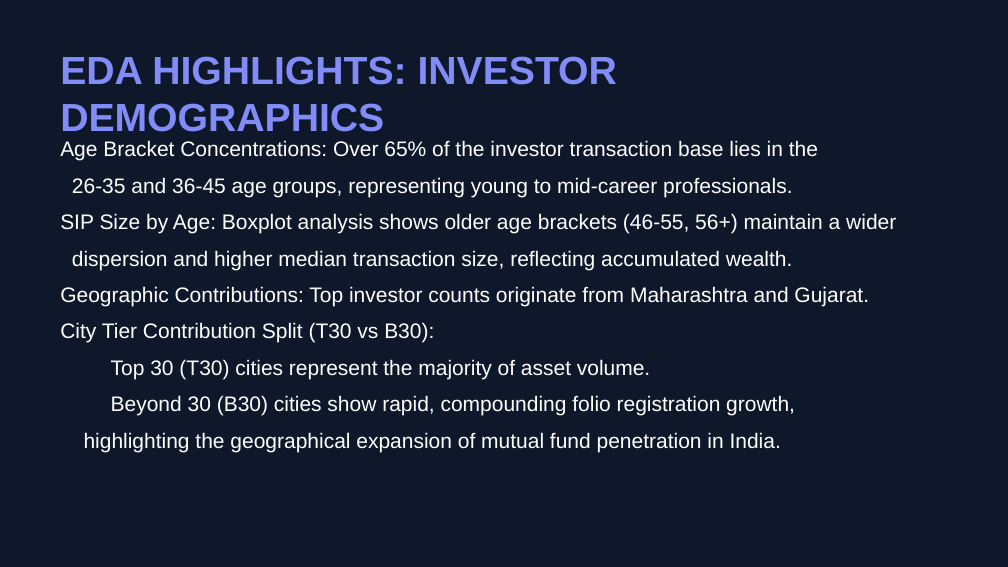
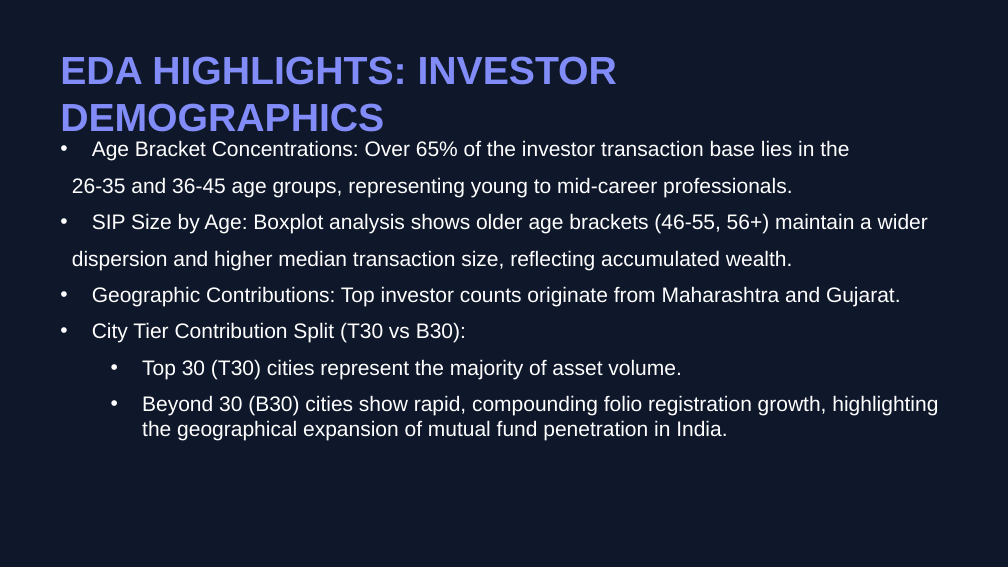
Before and after one commit to samyukthamenon28/bluestock_mf_capstone, a slide deck: slide 6 of reports/Bluestock_MF_Presentation.pptx. Drawn at 1008x567 pixels with LibreOffice and Linux fonts; fonts in the diff are those of the drawing. Boxes give left, top, right and bottom in pixels: in the first picture for what was removed or moved away, otherwise in the second. Text is boxed around its words. In the diff, an @@ line names an element or a change of style, - is before the commit and + after.

Commit message:
Refactor presentation slide deck design and bold text highlights

```diff
--- a/reports/Bluestock_MF_Presentation.pptx
+++ b/reports/Bluestock_MF_Presentation.pptx
@@ text at (92,140,928,379): bullet none to • @@
@@ text at (142,395,938,441): text changed @@
-  Beyond 30 (B30) cities show rapid, compounding folio registration growth,
-highlighting the geographical expansion of mutual fund penetration in India.
+  • Beyond 30 (B30) cities show rapid, compounding folio registration growth, highlighting the geographical expansion of mutual fund penetration in India.
```
Also in this commit, not shown: 1 other slide changed, 4 other files.
